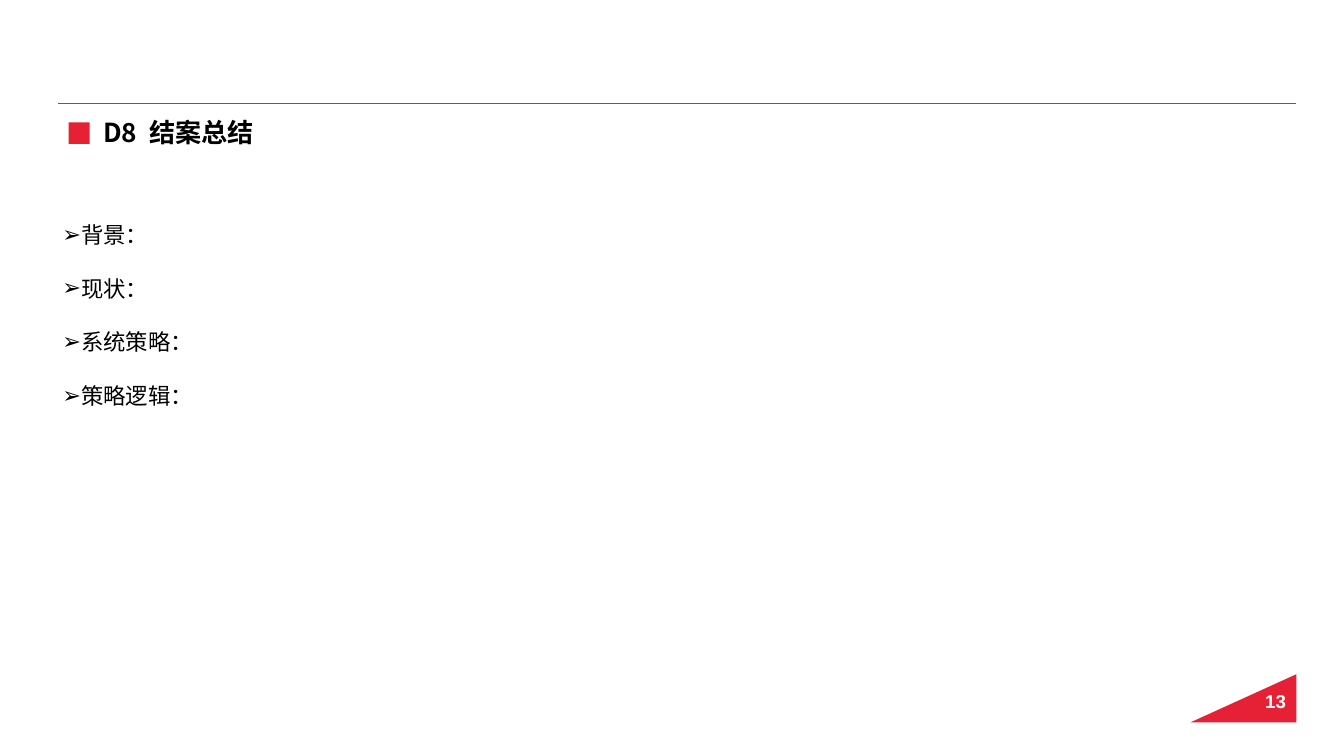
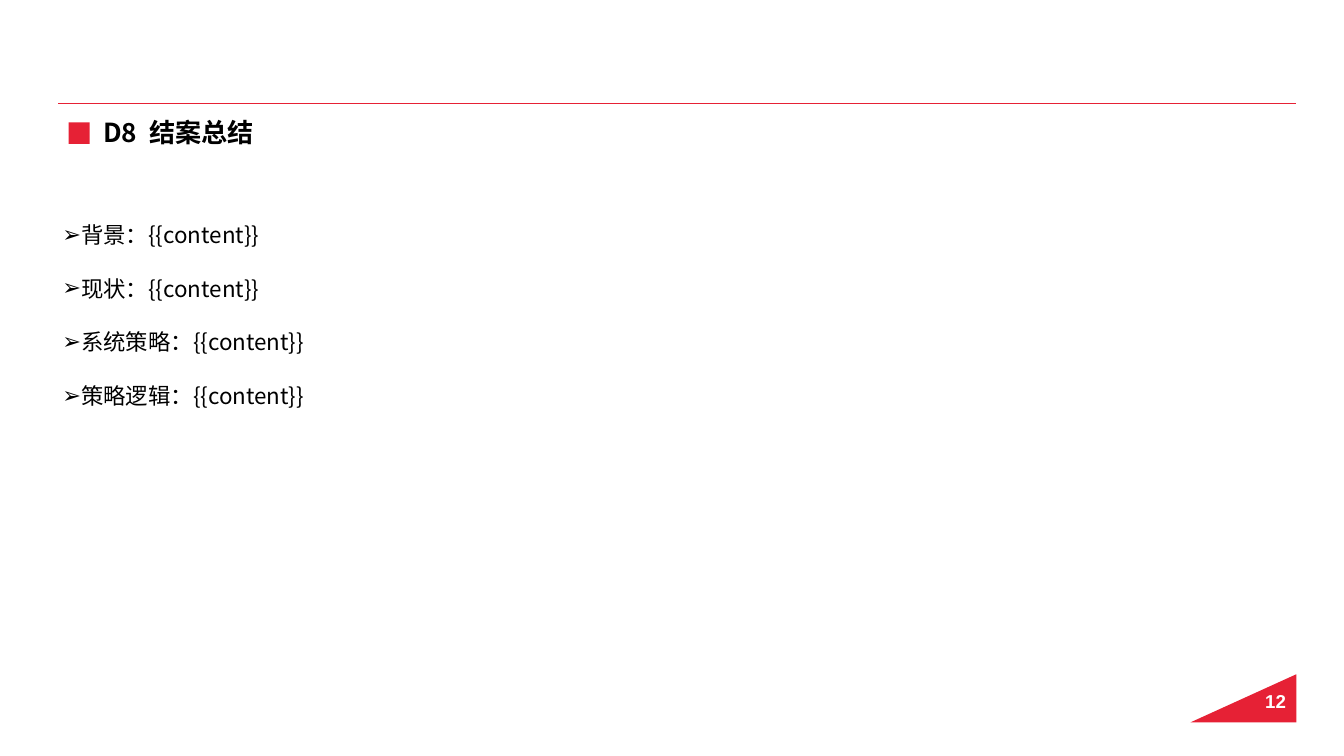
Before and after one commit to QX9967/8D, a slide deck: slide 13 of 8D模板.pptx (slide 14 before the commit). Drawn at 1344x756 pixels with LibreOffice and Linux fonts; fonts in the diff are those of the drawing; background and template pictures are left out. Boxes give left, top, right and bottom in pixels: in the first picture for what was removed or moved away, otherwise in the second. Text is boxed around its words. In the diff, an @@ line names an element or a change of style, - is before the commit and + after.

```diff
--- a/8D模板.pptx
+++ b/8D模板.pptx
@@ text at (81, 224, 304, 408): text changed @@
-➢ 背景：
-➢ 现状：
-➢ 系统策略：
-➢ 策略逻辑：
+➢ 背景：{{content}}
+➢ 现状：{{content}}
+➢ 系统策略：{{content}}
+➢ 策略逻辑：{{content}}
@@ page number at (1265, 695, 1286, 708): text changed @@
-13
+12
```
Also in this commit, not shown: 4 other slides changed, 1 slide removed, 30 other files.
